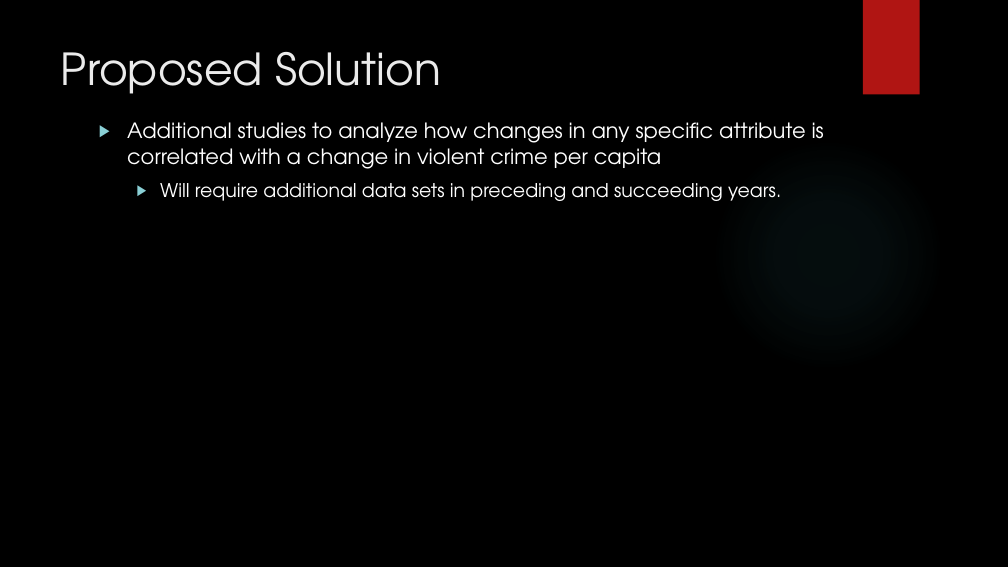
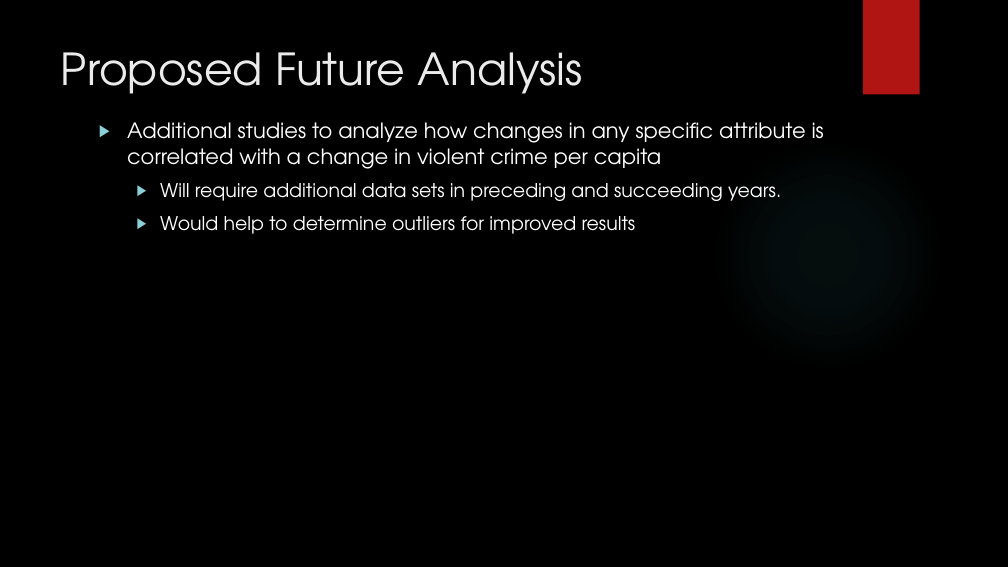
Before and after one commit to Polo08816/DataMining, a slide deck: slide 13 of GroupProject/GroupProject.pptx (slide 11 before the commit). Drawn at 1008x567 pixels with LibreOffice and Linux fonts; fonts in the diff are those of the drawing; background and template pictures are left out. Boxes give left, top, right and bottom in pixels: in the first picture for what was removed or moved away, otherwise in the second. Text is boxed around its words. In the diff, an @@ line names an element or a change of style, - is before the commit and + after.

```diff
--- a/GroupProject/GroupProject.pptx
+++ b/GroupProject/GroupProject.pptx
@@ title at [61, 52, 583, 94]: text changed @@
-Proposed Solution
+Proposed Future Analysis
@@ text at [160, 216, 636, 234]: paragraph added @@
+  ▶ Would help to determine outliers for improved results
```
Also in this commit, not shown: 9 other slides changed, 2 slides added.
